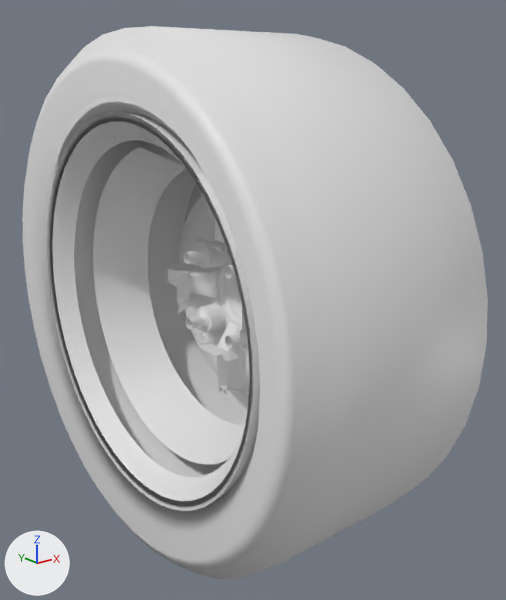
One commit to the glTF model public/parts/wheel_kaze.glb: the scene before it, then after it.
Before and after are seen from a camera (50 mm lens) standing at (-0.439, -0.612, 0.231) and looking at (0.03, -0.025, -0.003). The axes (+X, +Y, +Z) are drawn at lower left. The lights are the same throughout. The older version comes first. Where no turn or scale is listed for an object, it has been applied to the vertices. Vertices at exactly the same position are counted once.

Objects in the first picture: 'Wheel'.
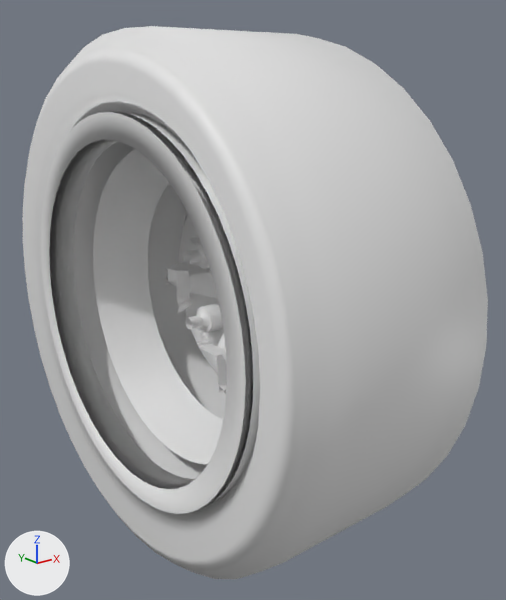
Where the change shows, as pixel boxes (x1, y1, x2, y2) in the pictures (506 x 600 px):
part 1 of me_wheels_wheel_kaze, built on: before (73, 138, 244, 479); after (41, 112, 250, 514)

What changed in the scene script:
```text
Change me_wheels_wheel_kaze:
    used by ob_wheel; location = (0.0, 0.0, 0.0)
    remove me_wheels_wheel_kaze.from_pydata(...)  # 5052 vertices, 9314 faces; spans x -0.125..0.125, y -0.28..0.28, z -0.28..0.28
    add me_wheels_wheel_kaze.from_pydata(...)  # 5108 vertices, 9426 faces; spans x -0.125..0.125, y -0.28..0.28, z -0.28..0.28
    me_wheels_wheel_kaze part 1
    4 vertices in x -0.089, y 0.076..0.159, z 0.076..0.159 move by (-0.031, 0.001, 0.001)
    4 vertices in x -0.089, y -0.159..-0.076, z 0.076..0.159 move by (-0.031, -0.001, 0.001)
    4 vertices in x -0.089, y -0.159..-0.076, z -0.159..-0.076 move by (-0.031, -0.001, -0.001)
    4 vertices in x -0.089, y 0.076..0.159, z -0.159..-0.076 move by (-0.031, 0.001, -0.001)
    3 vertices in x -0.089, y 0.149..0.172, z 0.039..0.094 move by (-0.031, 0.002, 0.001)
    3 vertices in x -0.089, y 0.039..0.094, z 0.149..0.172 move by (-0.031, 0.001, 0.002)
    34 vertices move from x -0.089, y -0.176..0.176, z -0.176..0.176 to x -0.12, y -0.178..0.178, z -0.178..0.178
    56 vertices are added at x -0.12, y -0.203..0.203, z -0.203..0.203
    112 new faces join them, mat_chrome (white #e7e7e7)
```
